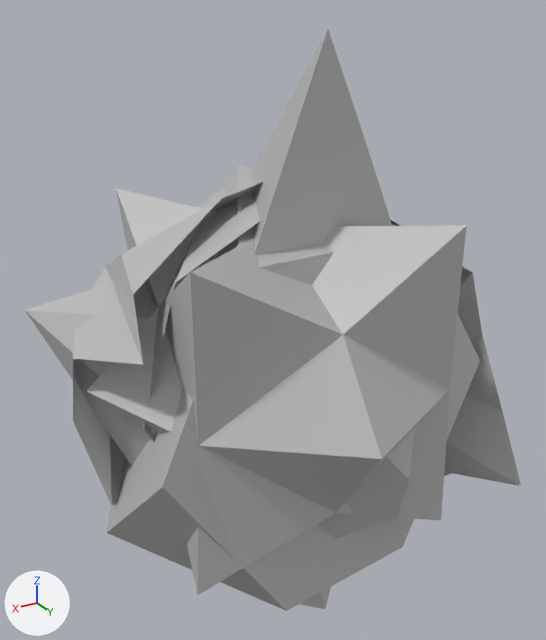
One commit to the FBX model Assets/Meshes/all_ships.fbx: the scene before it, then after it.
Camera for both pictures: a camera (50 mm lens) standing at (0.0929, 0.1448, 0.0854) and looking at (0.002, -0.0068, 0.0096). The axes (+X, +Y, +Z) are drawn at lower left. The lights are the same throughout. Where no turn or scale is listed for an object, it has been applied to the vertices.

The older version as bpy lines, for what is in view:
```python
me_mesh = bpy.data.meshes.new('Mesh')
me_mesh.from_pydata(...)  # 63 vertices, 64 faces; spans x -0.0528..0.0581, y -0.0569..0.0297, z -0.0562..0.0793
me_mesh.materials.append(mat_lambert1)  # grey #bcbcbc
me_mesh_001 = bpy.data.meshes.new('Mesh.001')
me_mesh_001.from_pydata(...)  # 29 vertices, 32 faces; spans x -0.0435..0.0443, y -0.033..0.0096, z -0.0502..0.0484
me_mesh_001.materials.append(mat_lambert1)  # grey #bcbcbc
me_mesh_002 = bpy.data.meshes.new('Mesh.002')
me_mesh_002.from_pydata(...)  # 36 vertices, 58 faces; spans x -0.0447..0.0518, y -0.0476..0.0476, z -0.0507..0.0418
me_mesh_002.materials.append(mat_lambert1)  # grey #bcbcbc
me_mesh_003 = bpy.data.meshes.new('Mesh.003')
me_mesh_003.from_pydata(...)  # 51 vertices, 57 faces; spans x -0.0403..0.0421, y -0.0405..0.041, z -0.0491..0.0555
me_mesh_003.materials.append(mat_lambert1)  # grey #bcbcbc
me_mesh_004 = bpy.data.meshes.new('Mesh.004')
me_mesh_004.from_pydata(...)  # 51 vertices, 48 faces; spans x -0.0557..0.0548, y -0.054..0.0377, z -0.067..0.0488
me_mesh_004.materials.append(mat_lambert1)  # grey #bcbcbc
# before: 0 (0.0, 0.0173, -0.0668) at pixel (325, 609), 1 (-0.0104, 0.0068, -0.067), 2 (0.0, -0.0036, -0.0668), 3 (0.0106, 0.0068, -0.0667), 4 (0.0, 0.0068, -0.046)
ob_ship_bleu = bpy.data.objects.new('ship_bleu', me_mesh_004)
ob_ship_bleu.location = (0.0, 0.0, 0.0)
ob_ship_jaune = bpy.data.objects.new('ship_jaune', me_mesh_003)
ob_ship_jaune.location = (0.0, 0.0, 0.0)
ob_ship_orange = bpy.data.objects.new('ship_orange', me_mesh_002)
ob_ship_orange.location = (0.0, 0.0, 0.0)
ob_ship_rouge = bpy.data.objects.new('ship_rouge', me_mesh)
ob_ship_rouge.location = (0.0, 0.0, 0.0)
ob_ship_vert = bpy.data.objects.new('ship_vert', me_mesh_001)
ob_ship_vert.location = (0.0, 0.0, 0.0)
```
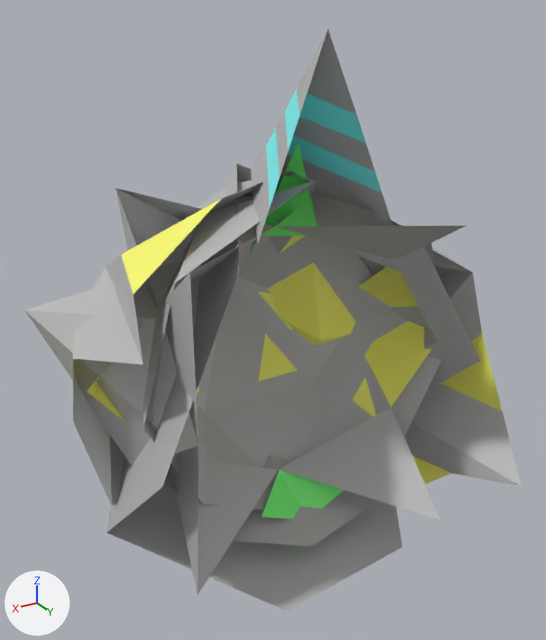
What differs and where, as boxes (x1, y1, x2, y2) in the pictures (546 x 640 px; the box of a moved part takes in the faces that stretch with it):
'ship_bleu', reshaped: before (73, 180, 521, 609); after (73, 171, 521, 506)
'ship_jaune', reshaped: before (152, 427, 415, 538); after (151, 143, 392, 546)
part 1 of me_mesh_004, cut back: before (299, 587, 331, 609)
part 2 of me_mesh_004, recoloured (grey to yellow): (73, 199, 502, 476) in both
part 3 of me_mesh_002, cut back: before (87, 188, 467, 595); after (262, 470, 344, 519)
part 4 of me_mesh_002, recoloured (yellow): after (87, 267, 432, 422)
part 5 of me_mesh, moved or reshaped: before (237, 30, 395, 267); after (251, 146, 392, 243)
part 6 of me_mesh, recoloured (grey to cyan): before (266, 89, 300, 206); after (266, 89, 382, 206)
part 7 of me_mesh, recoloured: after (279, 236, 304, 254)
part 8 of me_mesh_003, cut back: before (152, 427, 415, 538); after (249, 143, 318, 256)
part 9 of me_mesh_003, recoloured (yellow): after (196, 262, 356, 394)
'ship_vert', unchanged, uncovered by the edit: before (143, 199, 401, 441); after (143, 181, 441, 510)

The change, as a list of edits to the scene's bpy script:
```text
Add mat_lambert2:
    mat_lambert2 = principled_material('lambert2')
    mat_lambert2.base_color = (1.0, 1.0, 0.167)  # yellow #ffff72
Change me_mesh_004:
    verts and faces of me_mesh_004; kept vertices keep their numbers, new ones are numbered from 51
    remove me_mesh_004.from_pydata(...)  # 51 vertices, 48 faces; spans x -0.0557..0.0548, y -0.054..0.0377, z -0.067..0.0488
    add me_mesh_004.from_pydata(...)  # 52 vertices, 45 faces; spans x -0.0557..0.0548, y -0.054..0.0377, z -0.067..0.0488
    me_mesh_004 part 1
    add delete_vertices([0, 4])  # with the faces that use them
    add verts[51] = (-0.0053, 0.0068, -0.0566)
    add verts[52] = (0.0005, 0.0012, -0.0572)
    add verts[53] = (0.0051, 0.0068, -0.0558)
    add faces += [(1, 2, 52, 51), (2, 3, 53, 52)]  # mat_lambert1 (grey #bcbcbc)
    me_mesh_004 part 2: 12 faces spanning x -0.0557..0.0548, y -0.054..0.0206, z -0.0548..0.0439 switch from mat_lambert1 (grey #bcbcbc) to mat_lambert2 (yellow #ffff72)
Change me_mesh_003:
    remove me_mesh_003.from_pydata(...)  # 51 vertices, 57 faces; spans x -0.0403..0.0421, y -0.0405..0.041, z -0.0491..0.0555
    add me_mesh_003.from_pydata(...)  # 42 vertices, 41 faces; spans x -0.0403..0.0421, y -0.0405..0.0223, z -0.049..0.0555
    me_mesh_003 part 8
    13 vertices are removed from x -0.0269..0.0252, y -0.0139..0.041, z -0.0491..0.03
    20 faces are deleted
    1 vertex moves from x -0.0086, y -0.0147, z -0.0489 to x -0.0086, y -0.0147, z -0.049
    4 vertices are added at (0.0093, -0.012, -0.049), (-0.0095, -0.0036, 0.0309), (0.0031, -0.0139, 0.0301), (0.0118, -0.0013, 0.0296)
    2 new faces join them, mat_lambert4 (cyan #82ffff)
    2 new faces join them, mat_lambert3 (green #7dff7d)
    me_mesh_003 part 9: 8 faces spanning x -0.0318..0.0373, y -0.0315..-0.0009, z -0.0186..0.0181 switch from mat_lambert1 (grey #bcbcbc) to mat_lambert2 (yellow #ffff72)
    add me_mesh_003.materials.append(mat_lambert4)  # cyan #82ffff
    add me_mesh_003.materials.append(mat_lambert3)  # green #7dff7d
Change me_mesh_002:
    remove me_mesh_002.from_pydata(...)  # 36 vertices, 58 faces; spans x -0.0447..0.0518, y -0.0476..0.0476, z -0.0507..0.0418
    add me_mesh_002.from_pydata(...)  # 31 vertices, 28 faces; spans x -0.0447..0.0518, y -0.0476..0.0359, z -0.0507..0.0418
    me_mesh_002 part 3
    10 vertices are removed from x -0.0219..0.0249, y 0.0025..0.0476, z -0.0504..0.0217
    34 faces are deleted
    5 vertices are added at (-0.0113, 0.0131, -0.032), (0.0057, 0.0025, -0.0288), (0.0173, 0.0131, -0.0323), (0.0001, 0.0131, -0.0373), (0.0071, 0.0131, -0.037)
    4 new faces join them, mat_lambert3 (green #7dff7d)
    me_mesh_002 part 4: 8 faces spanning x -0.0447..0.0518, y -0.0476..0.0089, z -0.0219..0.0246 switch from mat_lambert1 (grey #bcbcbc) to mat_lambert2 (yellow #ffff72)
    add me_mesh_002.materials.append(mat_lambert3)  # green #7dff7d
Change me_mesh:
    remove me_mesh.from_pydata(...)  # 63 vertices, 64 faces; spans x -0.0528..0.0581, y -0.0569..0.0297, z -0.0562..0.0793
    add me_mesh.from_pydata(...)  # 64 vertices, 58 faces; spans x -0.0528..0.0581, y -0.0569..0.0297, z -0.0562..0.0793
    me_mesh part 5: 3 vertices removed from x -0.0193..0.0195, y -0.0193..0.0149, z 0.035..0.0446; 4 vertices added at x -0.0189..0.0187, y -0.0193..0.0149, z 0.0362..0.0464
    me_mesh part 6: 4 faces spanning x -0.0152..0.0156, y -0.0117..0.0146, z 0.0442..0.0668 switch from mat_lambert1 (grey #bcbcbc) to mat_lambert4 (cyan #82ffff)
    me_mesh part 7: 6 faces spanning x -0.0528..0.0581, y -0.0364..-0.0107, z -0.023..0.0291 switch from mat_lambert1 (grey #bcbcbc) to mat_lambert2 (yellow #ffff72)
    add me_mesh.materials.append(mat_lambert3)  # green #7dff7d
```
